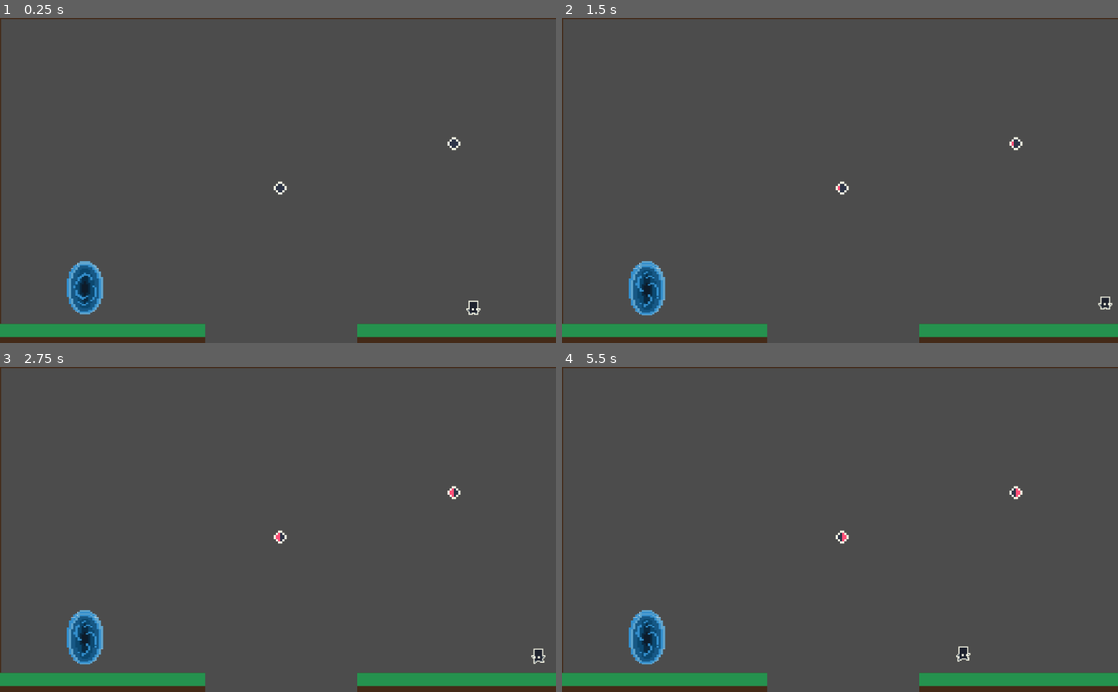
Above: before the commit, frames 1-4 (two rows, left to right).
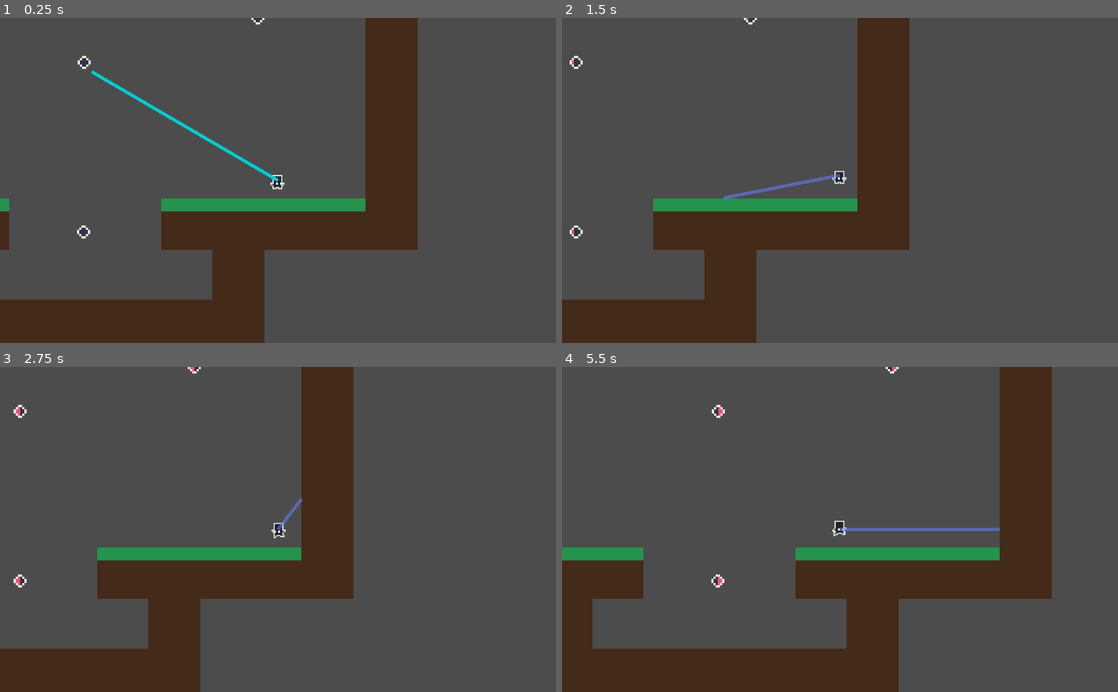
Above: after the commit, the same moments.

Repository: gonzaloVeron/TaskFailedSuccessfully
Game: Godot game, scene res://Character/character with lighting ability demo/CharacterDEMO.tscn
Two runs of this game, one before a commit and one after it. Both use one fixed random seed, a clock stepped at 60 frames per second and the inputs below.
Inputs (mouse positions are in pixels of both pictures, inside the frame that each line leads up to):
- Up to frame 1 (0.25 s): no input
- Up to frame 2 (1.5 s): move the mouse to (962, 164) at 0.52 s; hold D (move_right) from 0.53 s (still down); click (962, 164) at 0.6 s; tap Space (jump) at 0.77 s; move the mouse to (728, 196) at 1.27 s; click (728, 196) at 1.35 s
- Up to frame 3 (2.75 s): tap Space (jump) at 1.52 s; move the mouse to (333, 458) at 2.02 s; release D (move_right) at 2.03 s; hold A (move_left) from 2.03 s (still down); click (333, 458) at 2.1 s
- Up to frame 4 (5.5 s): move the mouse to (812, 594) at 2.77 s; release A (move_left) at 2.78 s; hold D (move_right) 2.78-4.28 s; click (812, 594) at 2.85 s; tap Space (jump) at 3.02, 3.77, 4.52 s; move the mouse to (1006, 578) at 3.52 s; click (1006, 578) at 3.6 s; move the mouse to (673, 480) at 4.27 s; hold A (move_left) 4.28-5.03 s; click (673, 480) at 4.35 s; move the mouse to (867, 529) at 5.02 s; hold D (move_right) from 5.03 s (still down); click (867, 529) at 5.1 s

The runs differ from the first frame. In frame 1, 24% of the frame differs, in the area x 0-100%, y 0-100%; in frame 2, 22%; in frame 3, 22%; in frame 4, 28%.
Error before the commit: Invalid set index 'owner' (on base: 'null instance') with value of type 'KinematicBody2D (Character_Controller.gd)'. (res://Character/Character_State_Machine.g…

Commit message:
habilidad del personaje en proceso 2

Diff:
--- a/Character/Character.tscn
+++ b/Character/Character.tscn
@@ -17,6 +17,8 @@
 [ext_resource path="res://Character/assets/tile517.png" type="Texture" id=15]
 [ext_resource path="res://Character/assets/tile512.png" type="Texture" id=16]
 [ext_resource path="res://Character/assets/tile516.png" type="Texture" id=17]
+[ext_resource path="res://Character/RayCast2D.gd" type="Script" id=18]
+[ext_resource path="res://Character/Lighting.gd" type="Script" id=19]
 
 [sub_resource type="RectangleShape2D" id=1]
 extents = Vector2( 32.4333, 32.0529 )
@@ -61,6 +63,9 @@
 [node name="Jump" type="Node" parent="Character_State_Machine"]
 script = ExtResource( 4 )
 
+[node name="Lighting" type="Node" parent="Character_State_Machine"]
+script = ExtResource( 19 )
+
 [node name="BodyPivot" type="Position2D" parent="."]
 __meta__ = {
 "_edit_lock_": true
@@ -69,3 +74,17 @@
 [node name="AnimatedSprite" type="AnimatedSprite" parent="BodyPivot"]
 frames = SubResource( 2 )
 animation = "jump"
+
+[node name="RayCast2DLighting" type="RayCast2D" parent="."]
+enabled = true
+cast_to = Vector2( 0, 1500 )
+collide_with_areas = true
+script = ExtResource( 18 )
+
+[node name="Camera2D" type="Camera2D" parent="."]
+current = true
+
+[node name="Line2DAim" type="Line2D" parent="."]
+points = PoolVector2Array( 0, 0, 0, 0 )
+width = 6.0
+default_color = Color( 0.4, 0.501961, 1, 0.560784 )
--- a/Character/Character_Controller.gd
+++ b/Character/Character_Controller.gd
@@ -70,6 +70,8 @@
 		print(body.position)
 	pass
 
+
+
 #func apply_movement(acceleration):
 #   var movement = Vector2.ZERO
 #	movement += acceleration
--- a/Character/Character_State_Machine.gd
+++ b/Character/Character_State_Machine.gd
@@ -35,7 +35,7 @@
 #			return
 #		_change_state("attack")
 #		return
-	## el lighting deberia interrumpir estaudos
+	## el lighting deberia interrumpir estados
 	if Input.is_action_just_pressed("lighting"):
 		current_state.owner.shoot_lighting()
 	current_state.handle_input(event)
--- a/Character/Lighting.gd
+++ b/Character/Lighting.gd
@@ -1,16 +1,22 @@
-extends Node
+extends "res://Character/State.gd"
 
+# warning-ignore:unused_signal
+#signal finished(next_state_name)
 
-# Declare member variables here. Examples:
-# var a = 2
-# var b = "text"
+# Initialize the state. E.g. change the animation.
+func enter():
+	pass
 
+# Clean up the state. Reinitialize values like a timer.
+func exit():
+	pass
 
-# Called when the node enters the scene tree for the first time.
-func _ready():
-	pass # Replace with function body.
+func handle_input(_event):
+	pass
 
+func update(_delta):
+	print("como se llama al update??")
+	pass
 
-# Called every frame. 'delta' is the elapsed time since the previous frame.
-#func _process(delta):
-#	pass
+func _on_animation_finished(_anim_name):
+	pass
Not shown: 1 places in Character/Character.tscn that only renumber resources
